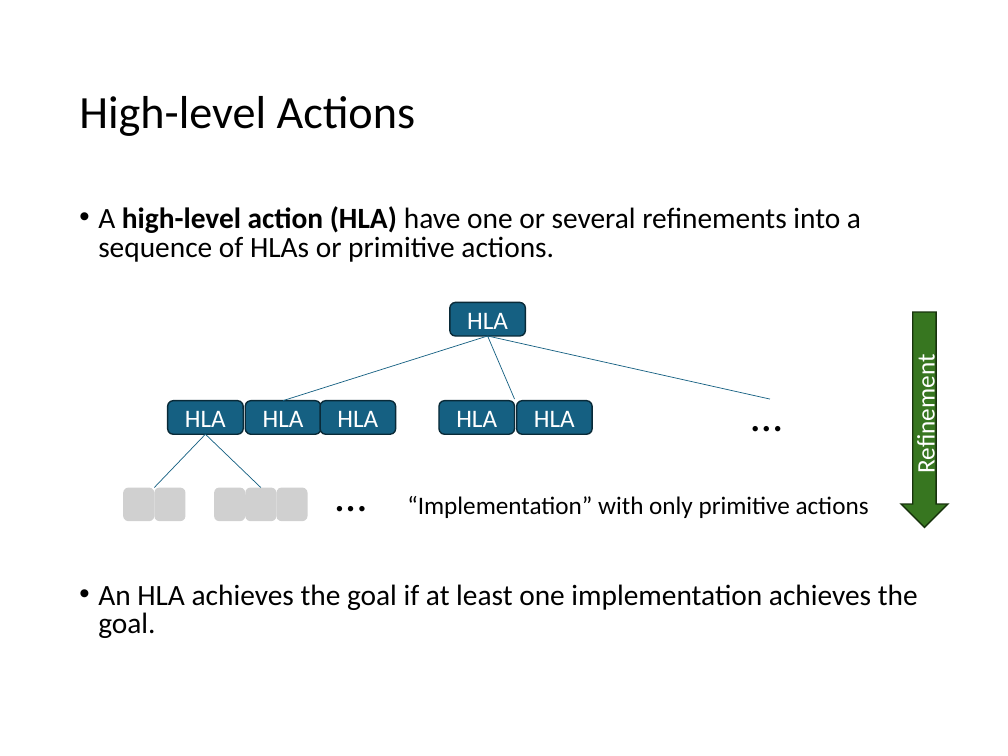
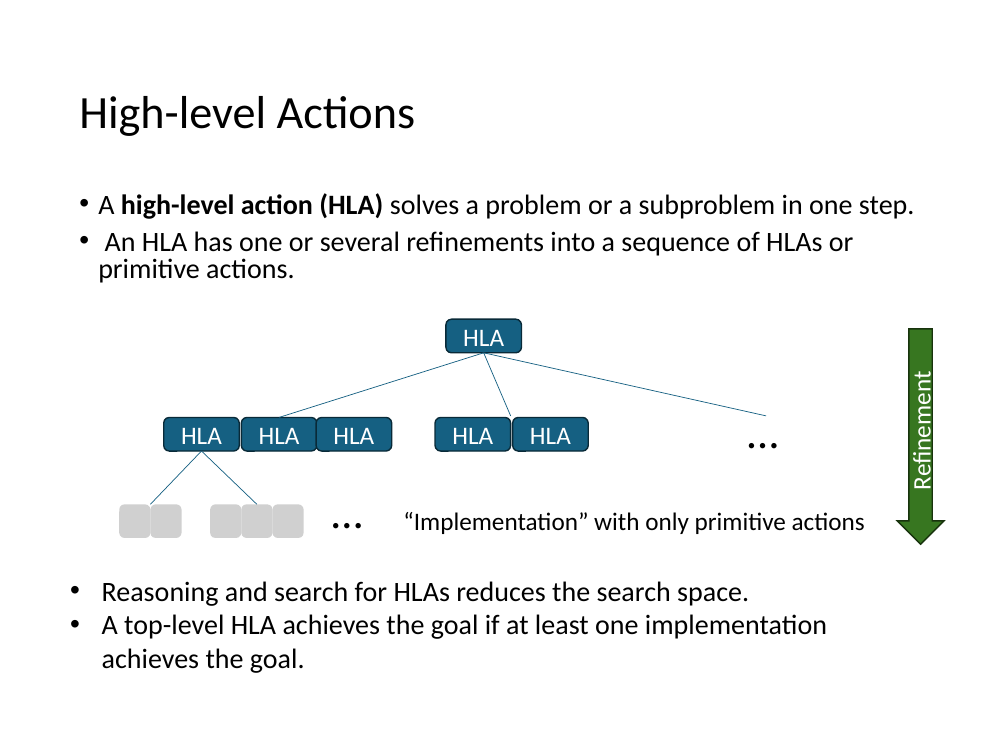
Before and after one commit to mhahsler/CS7320-AI, a slide deck: slide 9 of slides/11_Automated_Planning.pptx. Drawn at 1008x756 pixels with LibreOffice and Linux fonts; fonts in the diff are those of the drawing; grey boxes stand for pictures. Boxes give left, top, right and bottom in pixels: in the first picture for what was removed or moved away, otherwise in the second. Text is boxed around its words. In the diff, an @@ line names an element or a change of style, - is before the commit and + after.

```diff
--- a/slides/11_Automated_Planning.pptx
+++ b/slides/11_Automated_Planning.pptx
@@ text at <box>98,193,915,283</box>: text changed; size 21 to 20 pt @@
-• A high-level action (HLA) have one or several refinements into a sequence of HLAs or primitive actions.
-• An HLA achieves the goal if at least one implementation achieves the goal.
+• A high-level action (HLA) solves a problem or a subproblem in one step.
+• An HLA has one or several refinements into a sequence of HLAs or primitive actions.
@@ rounded rectangle "HLA": place and size @@
-rounded rectangle "HLA" at <box>450,302,525,336</box>
+rounded rectangle "HLA" at <box>446,320,521,353</box>
@@ 5 pictures, 5 rounded rectangles, 5 lines, 3 texts, 1 down arrow: place and size @@
-5 pictures, 5 rounded rectangles, 5 lines, 3 texts, 1 down arrow at <box>123,312,948,528</box>
+5 pictures, 5 rounded rectangles, 5 lines, 3 texts, 1 down arrow at <box>119,329,943,544</box>
@@ text added at <box>102,581,827,673</box>, 20 pt, text #000000 @@
+• Reasoning and search for HLAs reduces the search space.
+• A top-level HLA achieves the goal if at least one implementation achieves the goal.
```
Also in this commit, not shown: 13 other slides changed, 1 slide added, 22 other files.
